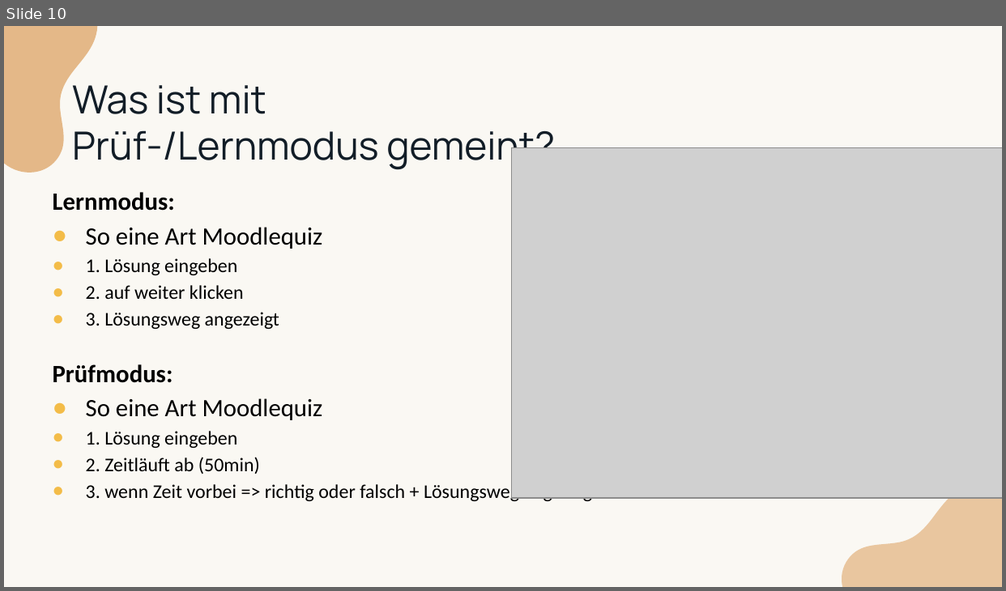
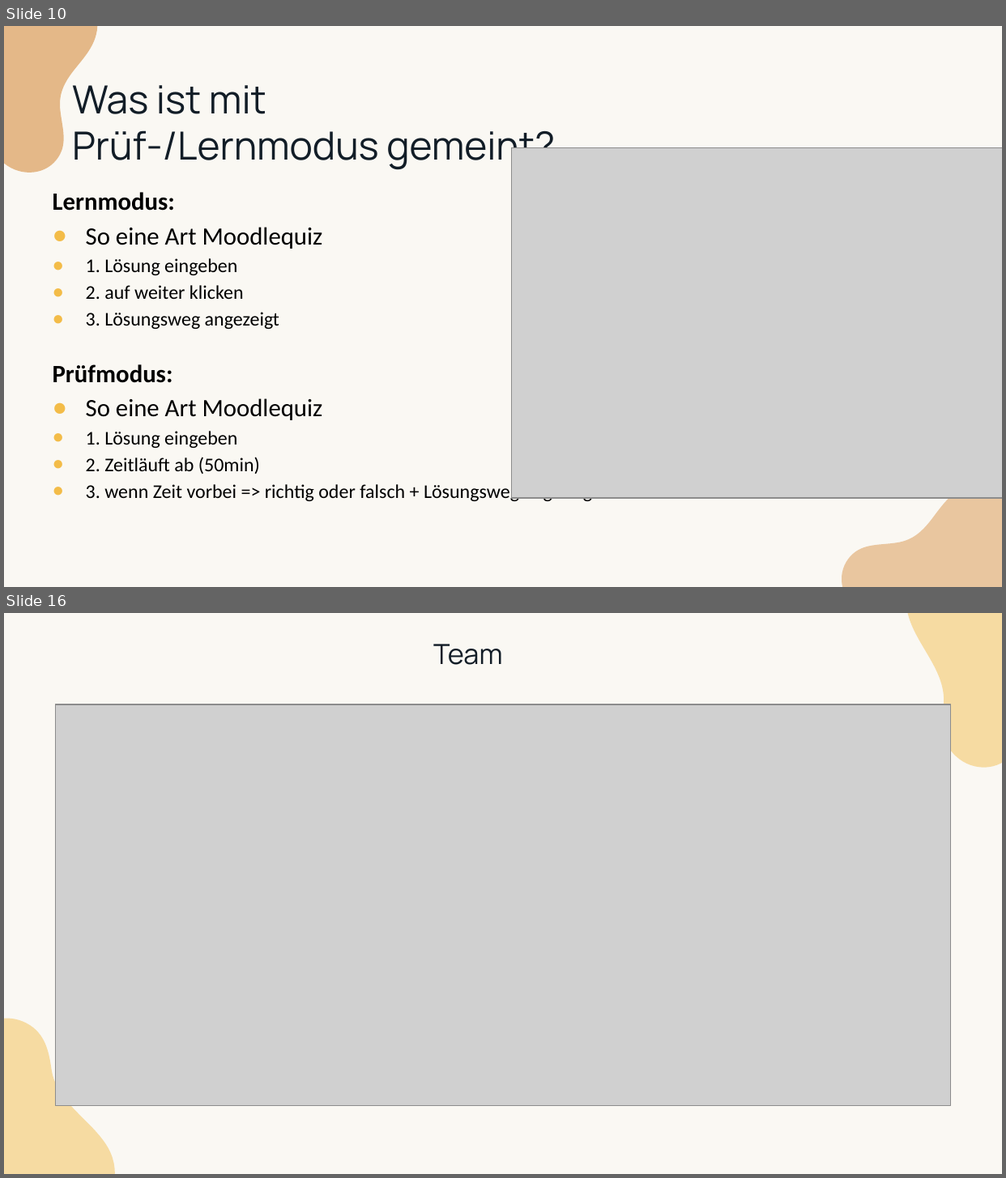
Before and after one commit to LearnHubITP/LearnHub, a slide deck: LearnHub.pptx. Shown one above the other, each under a label of ours: slide 10 before the commit, slides 10 and 16 after it; the slides between them are not shown. The pictures are 1006x591 and 1006x1178 pixels, drawn with LibreOffice and Linux fonts; fonts in the diff are those of the drawing; grey boxes stand for pictures. Boxes give left, top, right and bottom in pixels: in the first picture for what was removed or moved away, otherwise in the second. Text is boxed around its words. In the diff, an @@ line names an element or a change of style, - is before the commit and + after.

```diff
--- a/LearnHub.pptx
+++ b/LearnHub.pptx
@@ slide 16 added at [4, 613, 1002, 1174], background #FAF8F3 @@
@@ freeform shape added at [853, 613, 1002, 783], fill #F3BC48 at 47% opacity @@
@@ text added at [433, 644, 502, 665], 20 pt, text #121D27 @@
+Team
@@ picture added at [56, 705, 951, 1106] @@
@@ freeform shape added at [4, 1003, 162, 1174], fill #F3BC48 at 47% opacity @@
```
Also in this commit, not shown: 1 slide changed, 4 other slides added, 3 slides removed.
